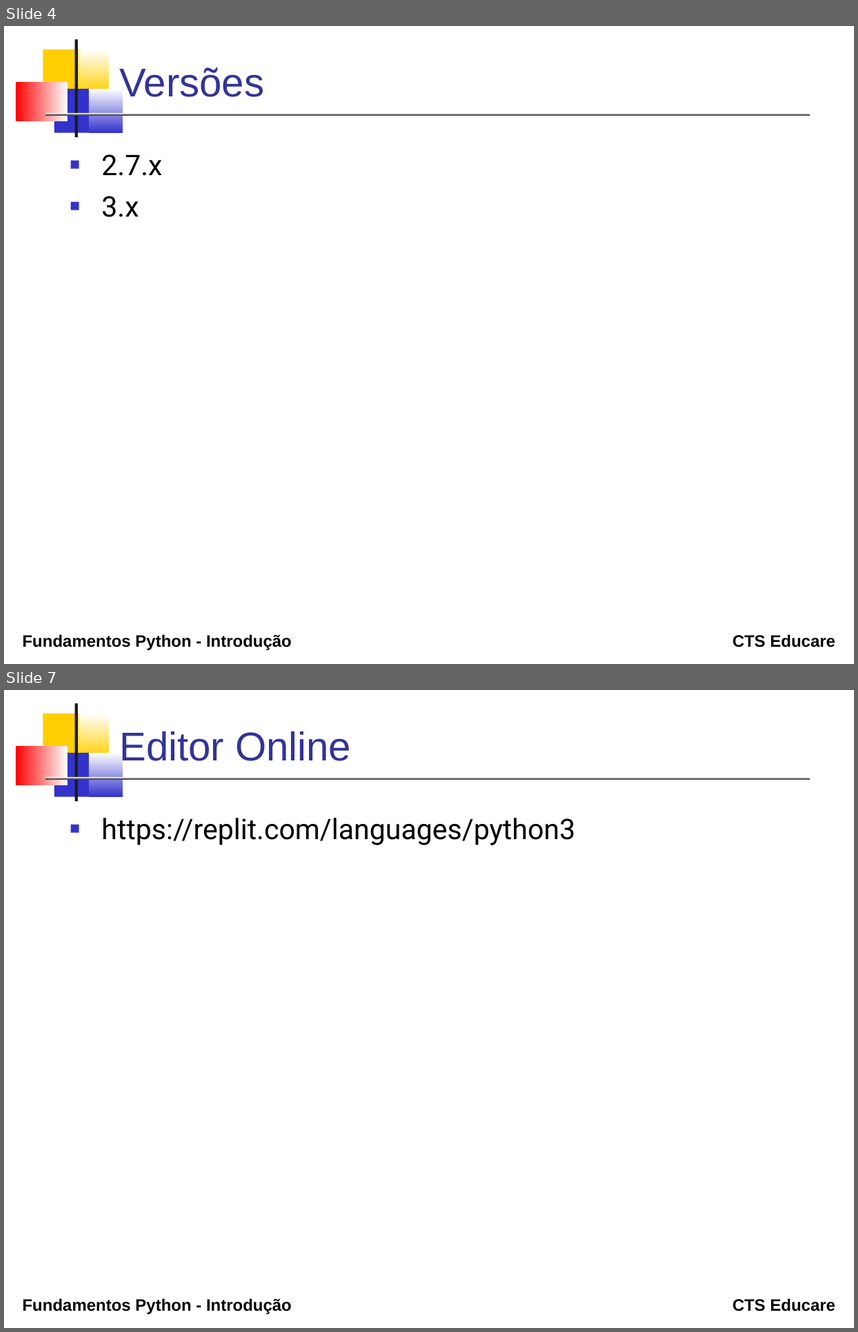
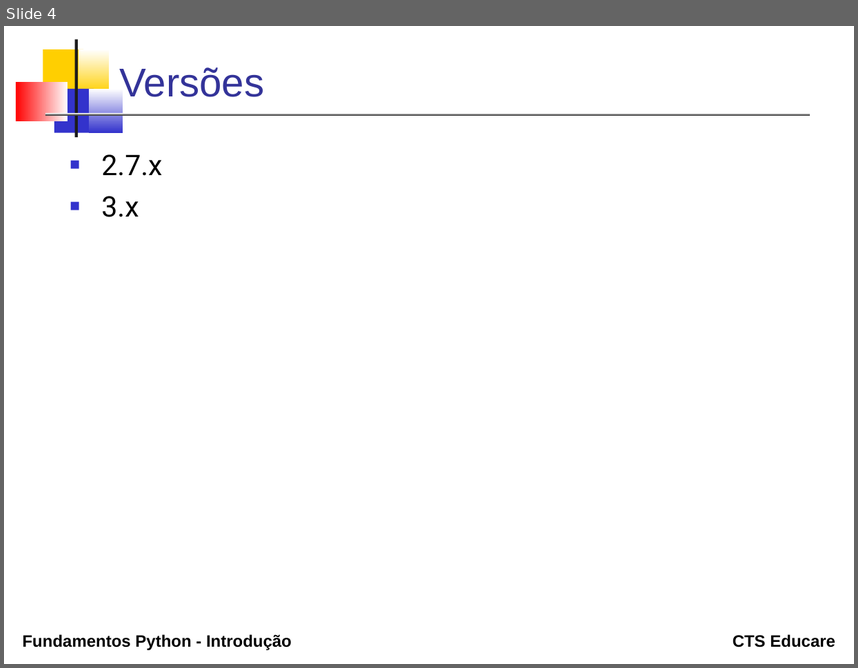
Before and after one commit to erosvitor/curso-python-fundamentos, a slide deck: topicos/01_introducao/Introducao.odp. Shown one above the other, each under a label of ours: slides 4 and 7 before the commit, slide 4 after it; the slides between them are not shown. The pictures are 858x1332 and 858x668 pixels, drawn with LibreOffice and Linux fonts; fonts in the diff are those of the drawing. Boxes give left, top, right and bottom in pixels: in the first picture for what was removed or moved away, otherwise in the second. Text is boxed around its words. In the diff, an @@ line names an element or a change of style, - is before the commit and + after.

```diff
--- a/topicos/01_introducao/Introducao.odp
+++ b/topicos/01_introducao/Introducao.odp
@@ slide 7 removed at bbox=[4, 690, 854, 1328], background #FFFFFF; not listed: 9 template elements that a slide beside it also shows @@
@@ title removed at bbox=[119, 731, 351, 768] @@
-Editor Online
@@ text removed at bbox=[101, 818, 575, 845] @@
-■ https://replit.com/languages/python3
```
Also in this commit, not shown: 4 slides changed, 2 slides added, 6 other slides removed, 14 other files.
